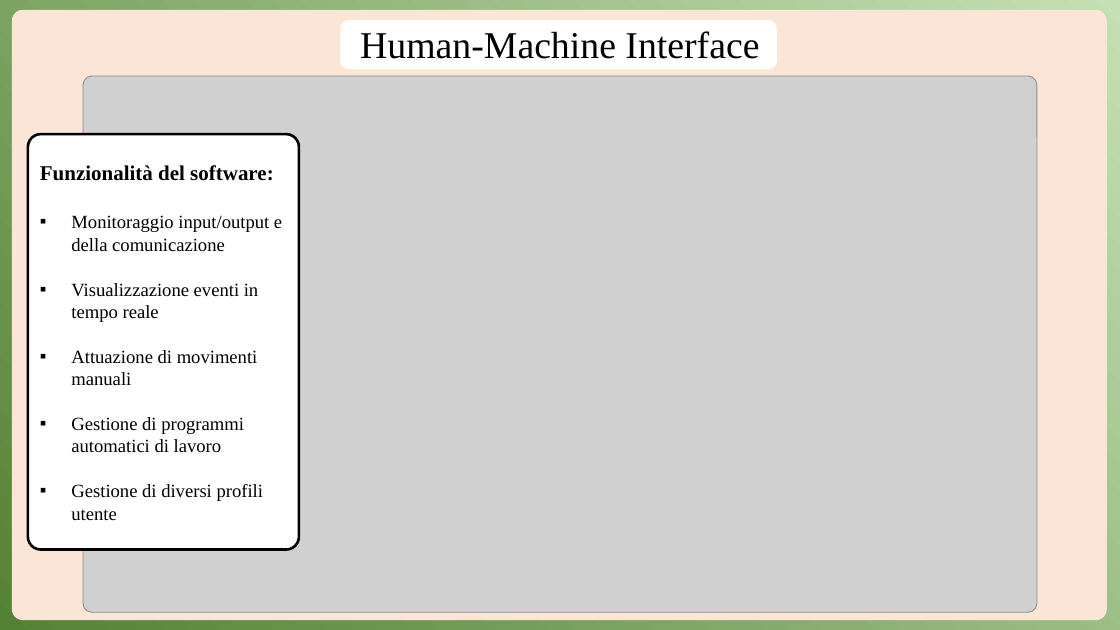
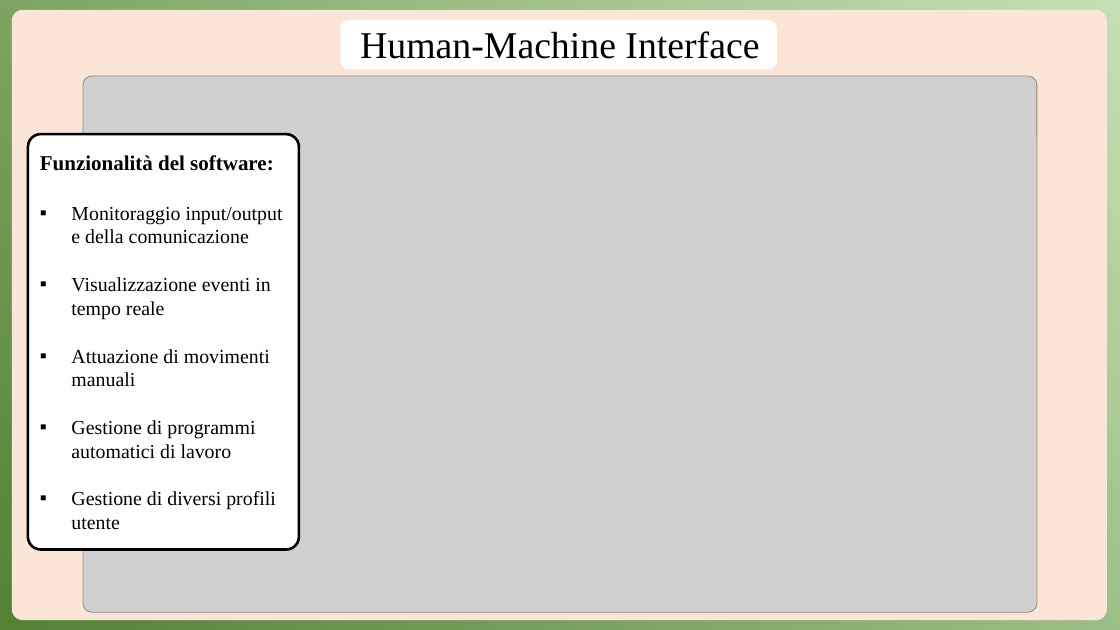
Before and after one commit to Anrighe/Tesi-Laurea-Triennale-Informatica-Unimore, a slide deck: slide 2 of Presentazione_Tesi_Triennale_Informatica_Unimore_2022_2023_Enrico_Marras_152336.pptx. Drawn at 1120x630 pixels with LibreOffice and Linux fonts; fonts in the diff are those of the drawing; grey boxes stand for pictures. Boxes give left, top, right and bottom in pixels: in the first picture for what was removed or moved away, otherwise in the second. Text is boxed around its words. In the diff, an @@ line names an element or a change of style, - is before the commit and + after.

```diff
--- a/Presentazione_Tesi_Triennale_Informatica_Unimore_2022_2023_Enrico_Marras_152336.pptx
+++ b/Presentazione_Tesi_Triennale_Informatica_Unimore_2022_2023_Enrico_Marras_152336.pptx
@@ text in rounded rectangle at box(71, 207, 283, 530): size 16 to 17 pt in "Monitoraggio input/output e della comunicazione", "Visualizzazione eventi in tempo reale", "Attuazione di movimenti manuali", "Gestione di programmi automatici di lavoro" and 1 more places @@
```
Also in this commit, not shown: 15 other slides changed, 4 slides added, 1 slide removed.
